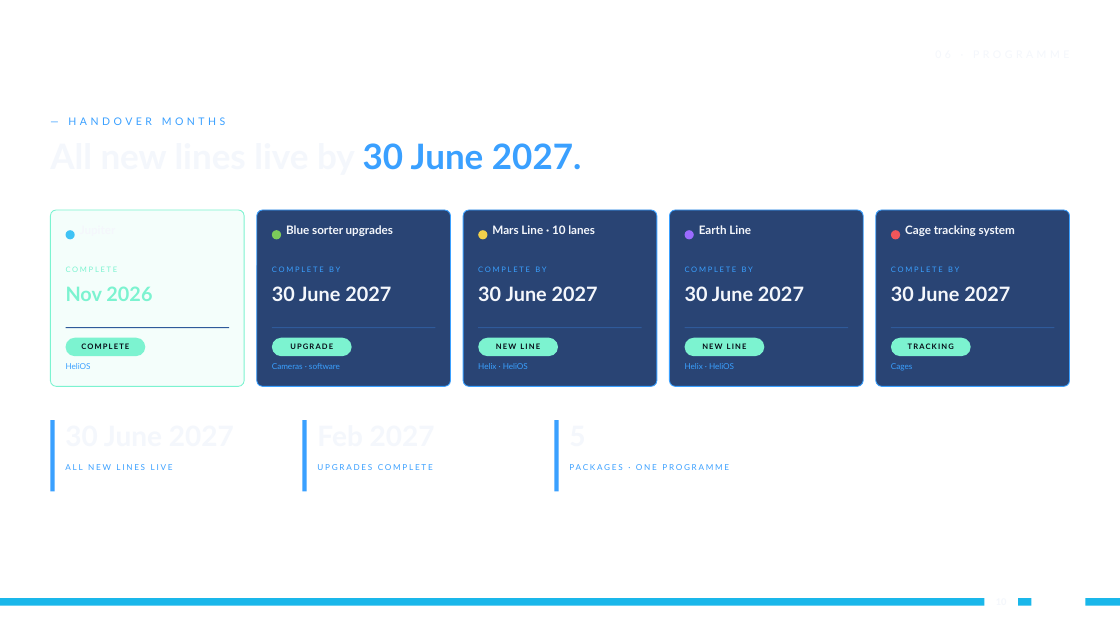
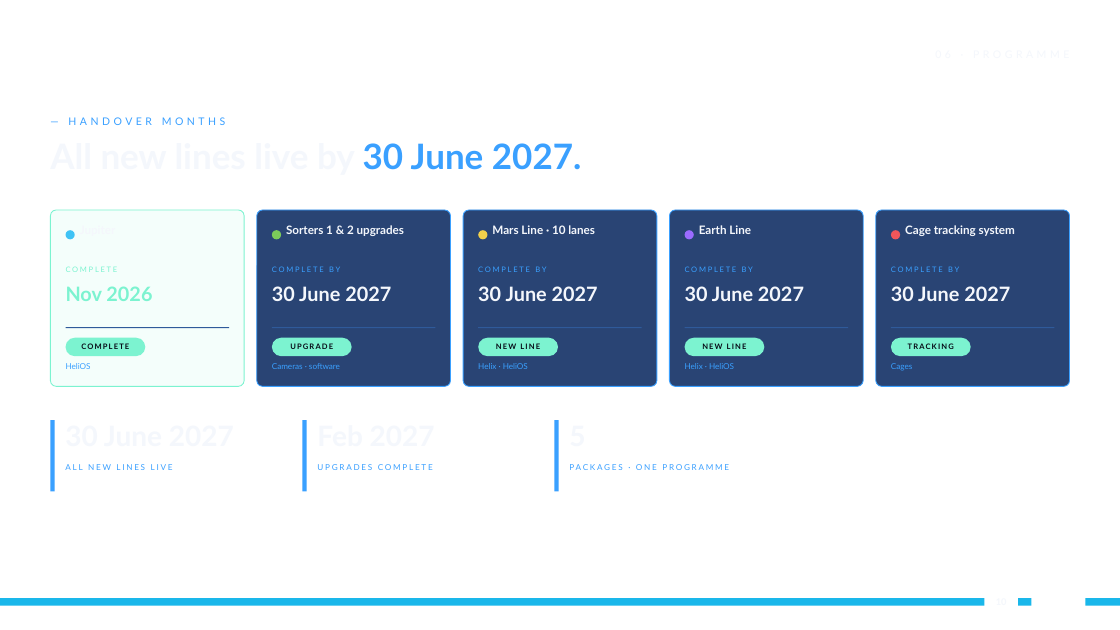
Before and after one commit to dannygrigg/orion-final-1605, a slide deck: slide 10 of share/apc-cannock-phase2-v2/presentation.pptx. Drawn at 1120x630 pixels with LibreOffice and Linux fonts; fonts in the diff are those of the drawing; background and template pictures are left out. Boxes give left, top, right and bottom in pixels: in the first picture for what was removed or moved away, otherwise in the second. Text is boxed around its words. In the diff, an @@ line names an element or a change of style, - is before the commit and + after.

```diff
--- a/share/apc-cannock-phase2-v2/presentation.pptx
+++ b/share/apc-cannock-phase2-v2/presentation.pptx
@@ text at box(286, 225, 404, 236): text changed @@
-Blue sorter upgrades
+Sorters 1 & 2 upgrades
```
Also in this commit, not shown: 3 other slides changed, 2 other files.
